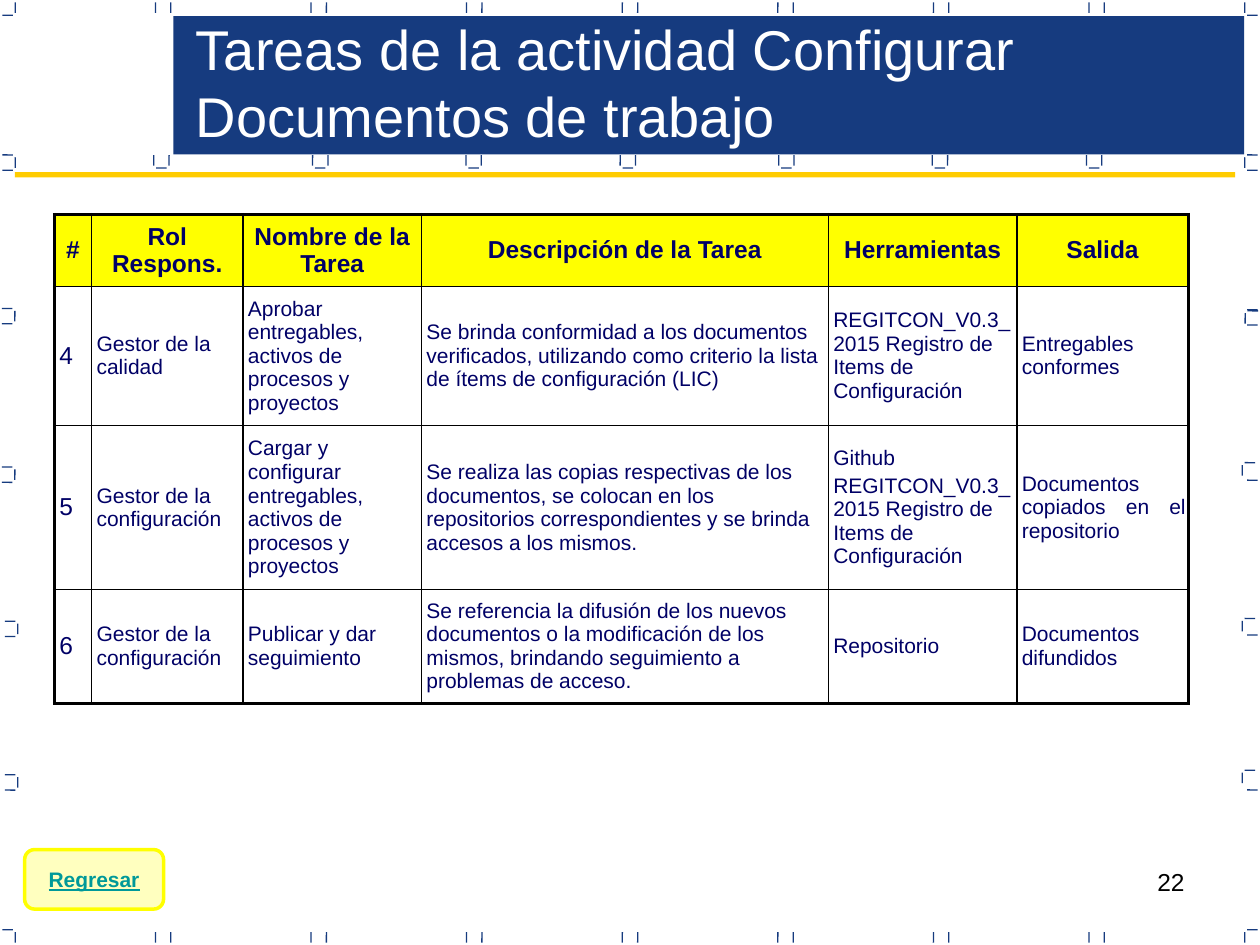
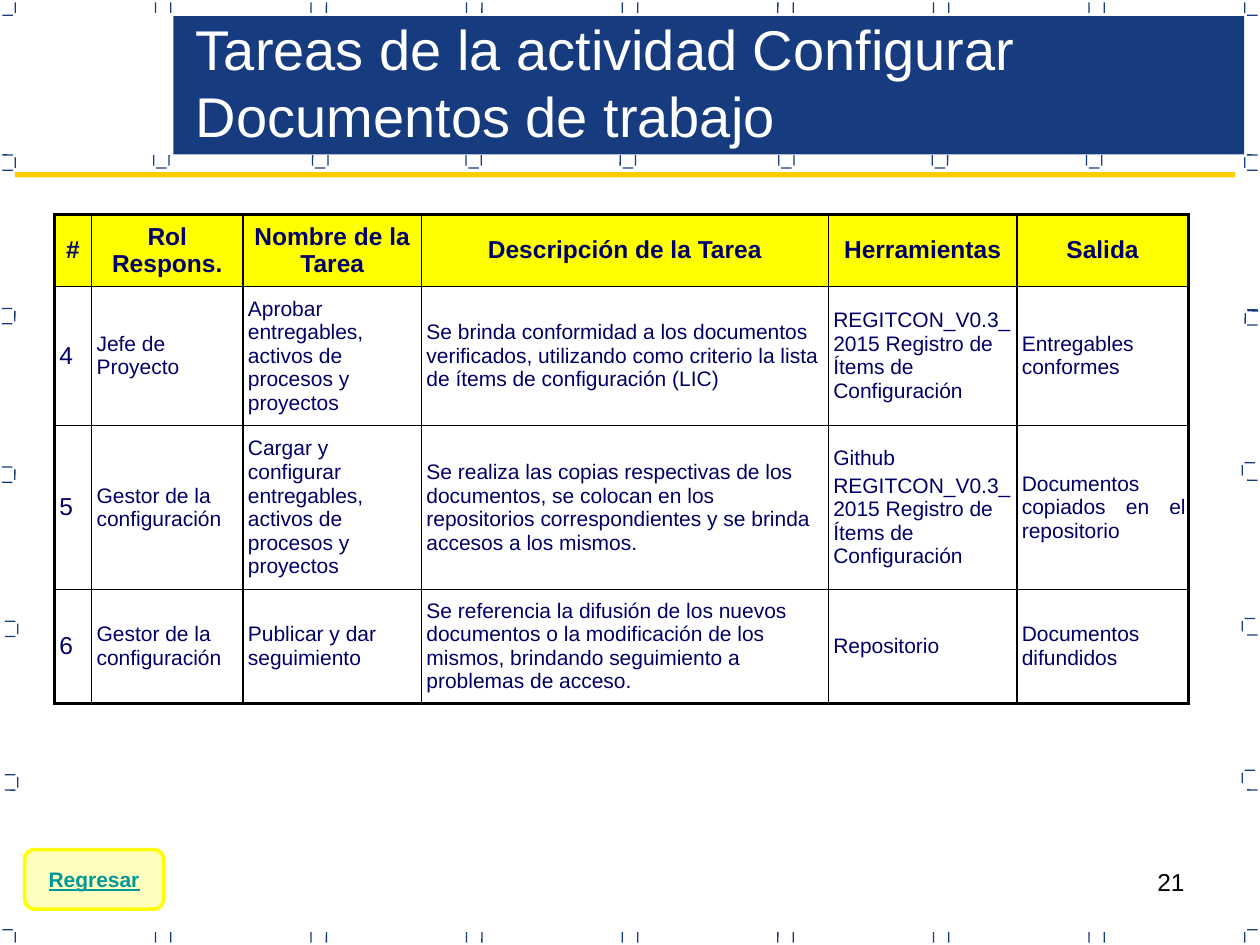
Before and after one commit to CreativeCheeseGame/BoundPhysic, a slide deck: slide 21 of Area de Proceso Gestion Configuracion/PGC_V0.3_2015 Proceso de Gestion de Configuracion.pptx (slide 22 before the commit). Drawn at 1260x945 pixels with LibreOffice and Linux fonts; fonts in the diff are those of the drawing. Boxes give left, top, right and bottom in pixels: in the first picture for what was removed or moved away, otherwise in the second. Text is boxed around its words. In the diff, an @@ line names an element or a change of style, - is before the commit and + after.

```diff
--- a/Area de Proceso Gestion Configuracion/PGC_V0.3_2015 Proceso de Gestion de Configuracion.pptx
+++ b/Area de Proceso Gestion Configuracion/PGC_V0.3_2015 Proceso de Gestion de Configuracion.pptx
@@ table at (x1=54, y1=214, x2=1189, y2=703) @@
-row 2, column 2: Gestor de la calidad
+row 2, column 2: Jefe de Proyecto
-row 2, column 5: REGITCON_V0.3_2015 Registro de Items de Configuración
+row 2, column 5: REGITCON_V0.3_2015 Registro de Ítems de Configuración
-row 3, column 5: Github / REGITCON_V0.3_2015 Registro de Items de Configuración
+row 3, column 5: Github / REGITCON_V0.3_2015 Registro de Ítems de Configuración
@@ page number at (x1=1157, y1=874, x2=1184, y2=891): text changed @@
-22
+21
```
Also in this commit, not shown: 9 other slides changed, 2 slides removed.
